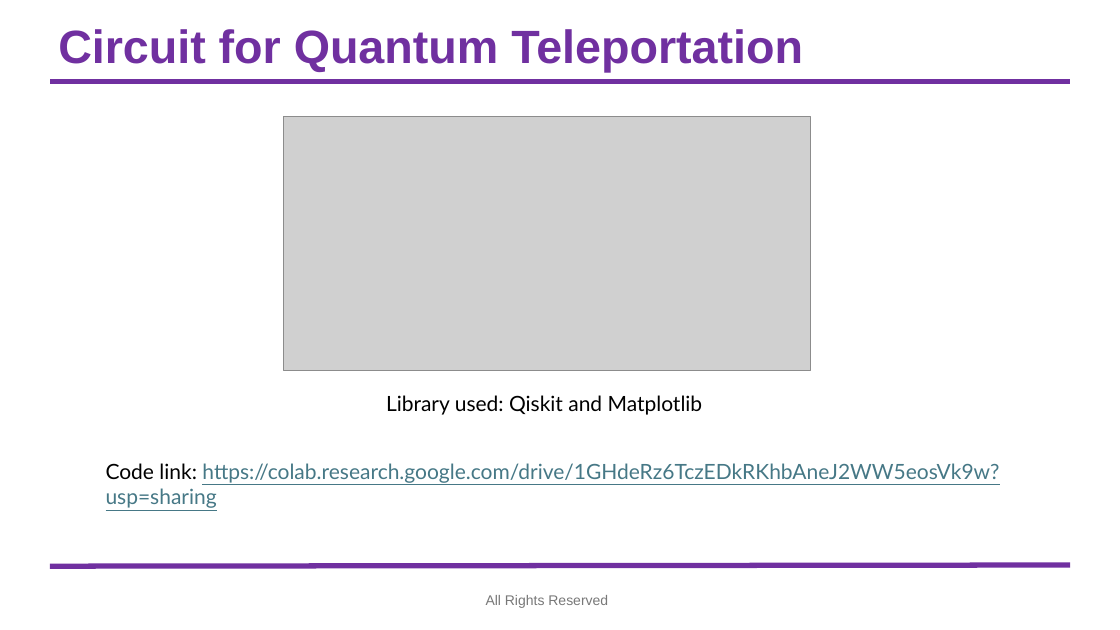
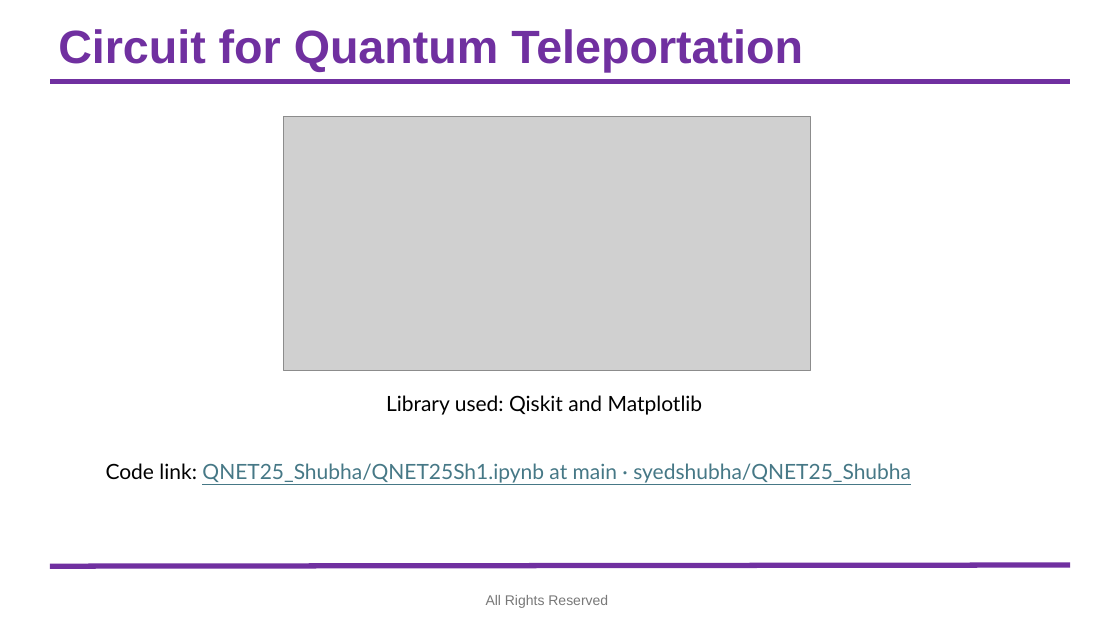
Before and after one commit to syedshubha/QNET25_Shubha, a slide deck: slide 3 of Teleportation_Fidelity.pptx. Drawn at 1120x630 pixels with LibreOffice and Linux fonts; fonts in the diff are those of the drawing; grey boxes stand for pictures; background and template pictures are left out. Boxes give left, top, right and bottom in pixels: in the first picture for what was removed or moved away, otherwise in the second. Text is boxed around its words. In the diff, an @@ line names an element or a change of style, - is before the commit and + after.

```diff
--- a/Teleportation_Fidelity.pptx
+++ b/Teleportation_Fidelity.pptx
@@ text at (106, 463, 911, 483): text changed @@
-Code link: https://colab.research.google.com/drive/1GHdeRz6TczEDkRKhbAneJ2WW5eosVk9w?usp=sharing
+Code link: QNET25_Shubha/QNET25Sh1.ipynb at main · syedshubha/QNET25_Shubha
```
Also in this commit, not shown: 3 other slides changed, 6 slides added.
